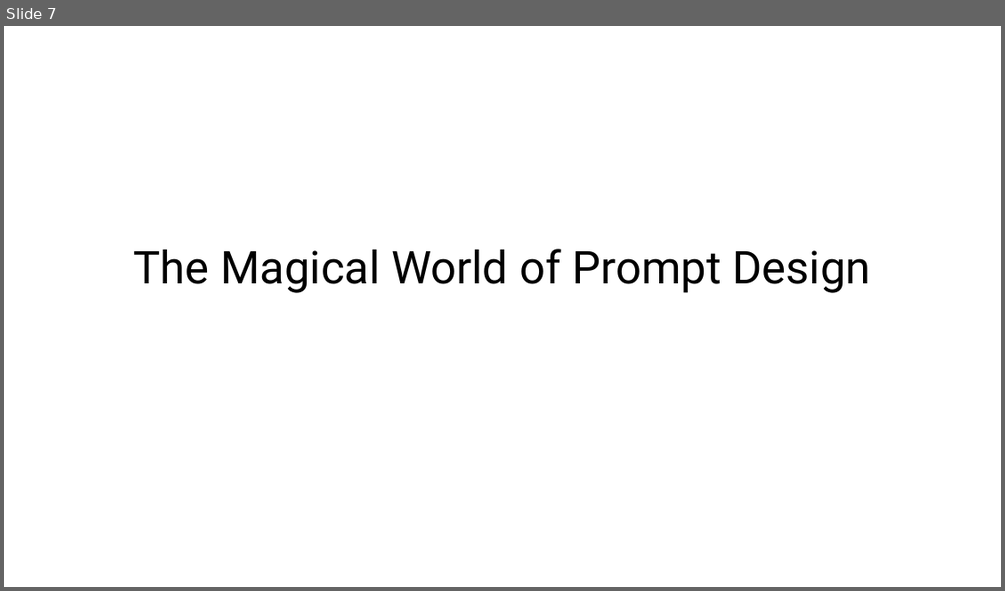
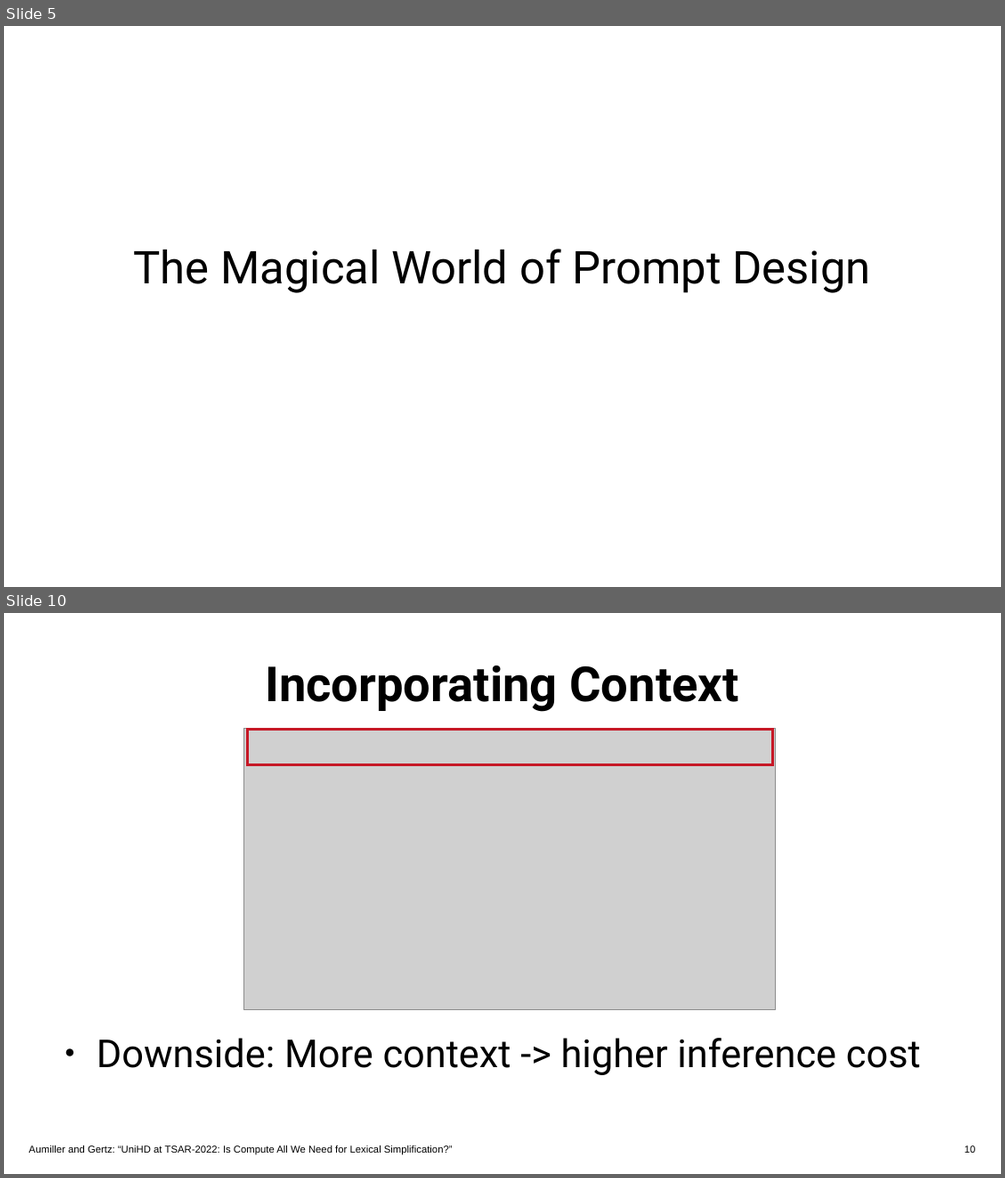
Before and after one commit to dennlinger/TSAR-2022-Shared-Task, a slide deck: presentation/uniHD_tsar.pptx. Shown one above the other, each under a label of ours: slide 7 before the commit, slides 5 and 10 after it; the slides between them are not shown. The pictures are 1005x591 and 1005x1178 pixels, drawn with LibreOffice and Linux fonts; fonts in the diff are those of the drawing; grey boxes stand for pictures; background and template pictures are left out. Boxes give left, top, right and bottom in pixels: in the first picture for what was removed or moved away, otherwise in the second. Text is boxed around its words. In the diff, an @@ line names an element or a change of style, - is before the commit and + after.

```diff
--- a/presentation/uniHD_tsar.pptx
+++ b/presentation/uniHD_tsar.pptx
@@ slide 10 added at <box>4,613,1001,1174</box>, background #FFFFFF @@
@@ text added at <box>265,666,738,712</box>, 38.5 pt, text #000000, bold @@
+Incorporating Context
@@ picture added at <box>243,728,776,1009</box> @@
@@ rectangle added at <box>247,729,773,765</box>, outline #C61826 2 pt @@
@@ text added at <box>97,1038,921,1075</box>, 30.7 pt, text #000000 @@
+● Downside: More context -> higher inference cost
@@ free added at <box>29,1140,693,1155</box>, 8 pt, text #000000 @@
+Aumiller and Gertz: “UniHD at TSAR-2022: Is Compute All We Need for Lexical Simplification?”
@@ page number added at <box>723,1140,977,1155</box>, 8 pt, text #000000 @@
+10
@@ what was slide 7 is now slide 5 @@
```
Also in this commit, not shown: 7 slides changed, 14 other slides added, 17 slides removed, 16 other files.
